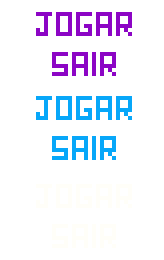
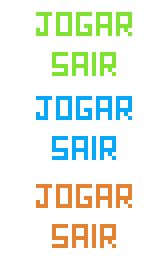
Layered file, before and after one edit (164px x 260px). Changes by layer:
moved "Click" above "Hover" over [36, 12, 132, 76]
painted on "T1" over [36, 12, 132, 36]
painted on "T3" over [52, 52, 116, 76]
painted on "T1 copy 2" over [36, 184, 132, 208]
painted on "T3 copy 2" over [52, 224, 116, 248]
